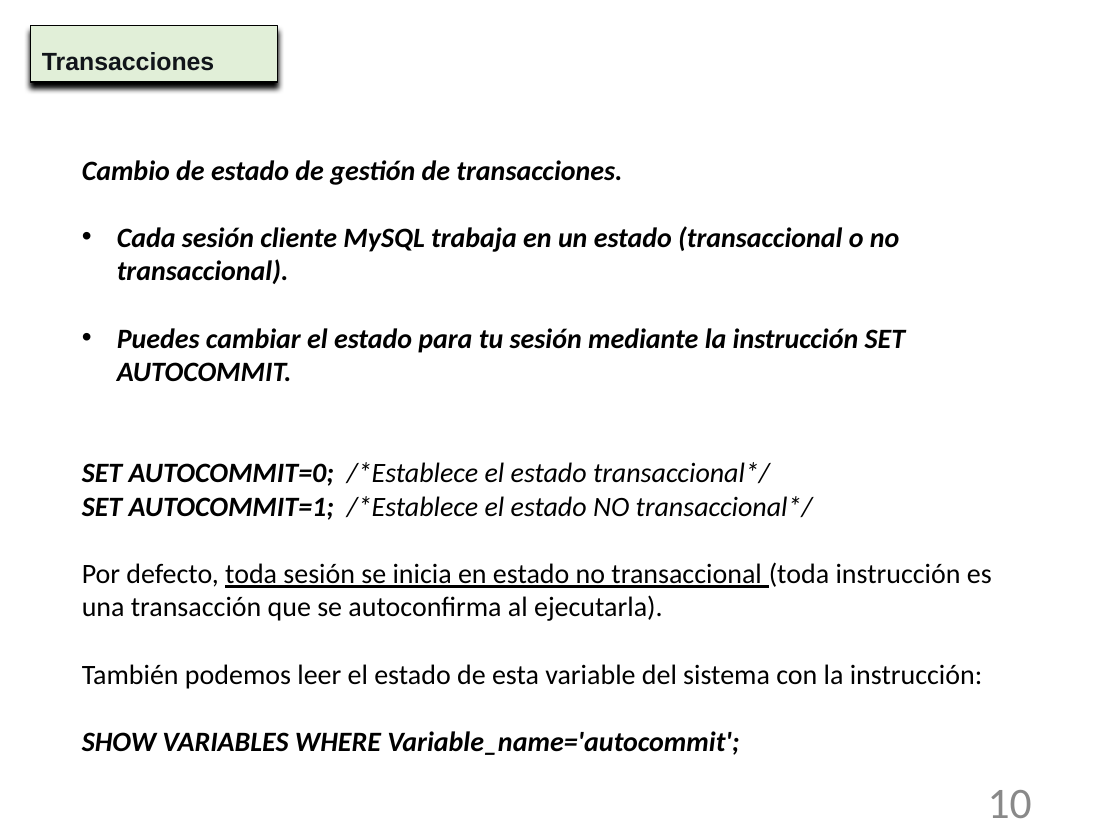
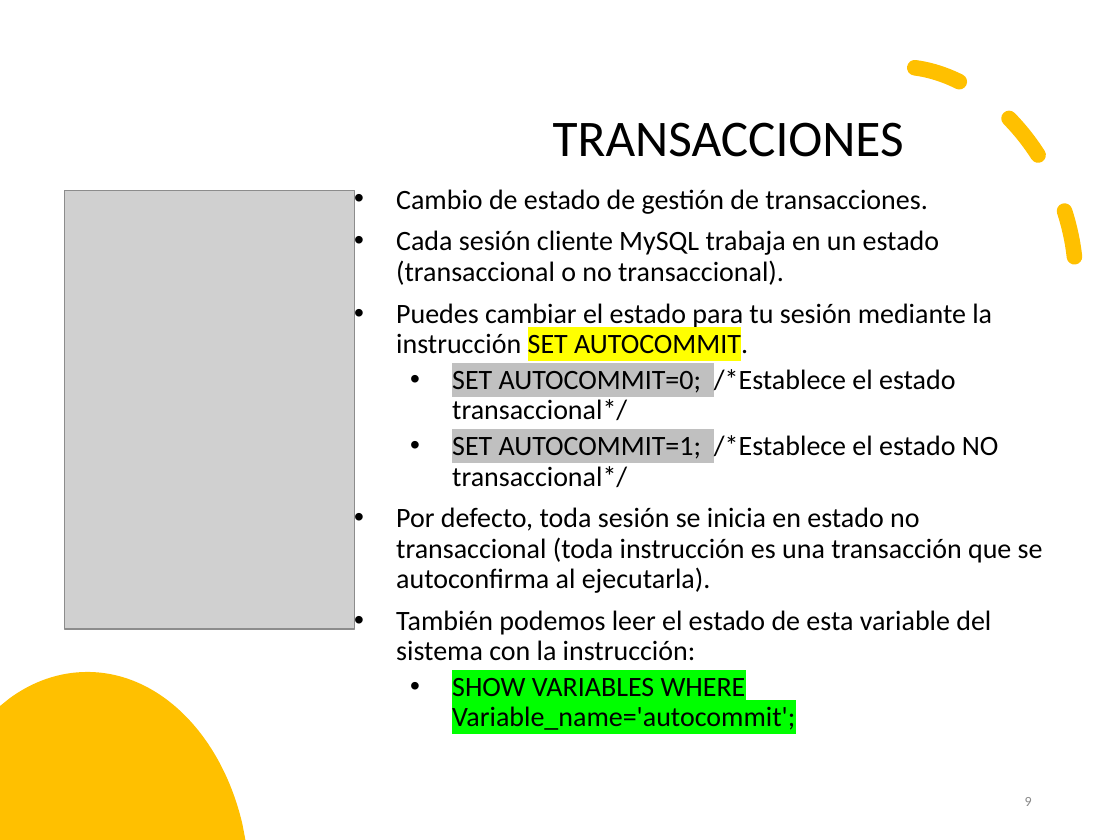
Before and after one commit to NuriaCelis/GBD2324, a slide deck: slide 9 of Tema5/Unidad_7_4-Transacciones.pptx (slide 10 before the commit). Drawn at 1120x840 pixels with LibreOffice and Linux fonts; fonts in the diff are those of the drawing; grey boxes stand for pictures. Boxes give left, top, right and bottom in pixels: in the first picture for what was removed or moved away, otherwise in the second. Text is boxed around its words. In the diff, an @@ line names an element or a change of style, - is before the commit and + after.

```diff
--- a/Tema5/Unidad_7_4-Transacciones.pptx
+++ b/Tema5/Unidad_7_4-Transacciones.pptx
@@ arc (boxed as its full ellipse) added at box(731, 19, 1120, 465), outline #FFC000 10 pt dashed @@
@@ title "TRANSACCIONES": place and size @@
-title "TRANSACCIONES" at box(30, 26, 278, 82)
+title "TRANSACCIONES" at box(553, 122, 904, 157)
@@ title "TRANSACCIONES" at box(553, 122, 904, 157): vertical alignment top to middle; fill #E1EFD8 to none; outline #000000 0.75 pt to none; shadow off @@
@@ title at box(553, 122, 904, 157): text changed; size 16 to 33 pt; font Arial to Calibri; text colour #11151A to #000000; bold off @@
-Transacciones
+TRANSACCIONES
@@ text "Cambio de estado de gestión ...": place and size @@
-text "Cambio de estado de gestión ..." at box(82, 160, 992, 755)
+text "Cambio de estado de gestión ..." at box(396, 189, 1043, 730)
@@ text "Cambio de estado de gestión ..." at box(396, 189, 1043, 730): bold off in "Cambio de estado de gestión de transacciones.", "Cada sesión cliente MySQL trabaja en un ...", "Puedes cambiar el estado para tu sesión ...", "SET AUTOCOMMIT=0;" and 2 more places; italic off in "Cambio de estado de gestión de transacciones.", "Cada sesión cliente MySQL trabaja en un ...", "Puedes cambiar el estado para tu sesión ...", "SET AUTOCOMMIT=0; /*Establece el estado transaccional*/" and 2 more places; highlight none to #FFFF00 in "SET AUTOCOMMIT."; highlight none to #C0C0C0 in "SET AUTOCOMMIT=0;", "SET AUTOCOMMIT=1;"; underline off in "toda sesión se inicia en estado no ..."; highlight none to #00FF00 in "SHOW VARIABLES WHERE Variable_name='autocommit';"; bullet none to •; line spacing 1 to 0.9; more space between paragraphs; indent changed; list level 1 to 2 in "SET AUTOCOMMIT=0; /*Establece el estado ..."; list level 1 to 2 in "SET AUTOCOMMIT=1; /*Establece el estado ..."; list level 1 to 2 in "SHOW VARIABLES WHERE Variable_name='autocommit';" @@
@@ picture added at box(65, 190, 355, 629) @@
@@ freeform shape added at box(0, 672, 245, 840), fill #FFC000 @@
@@ page number at box(1025, 797, 1032, 806): text changed; size 28 to 9 pt @@
-10
+9
```
Also in this commit, not shown: 12 other slides changed, 1 slide removed, 1 other file.
